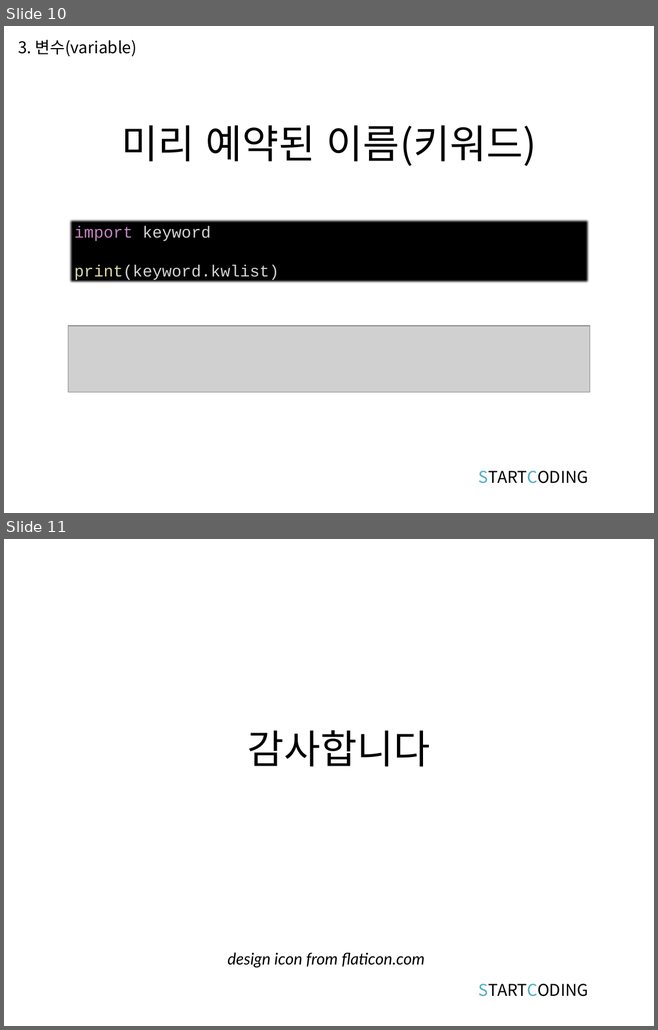
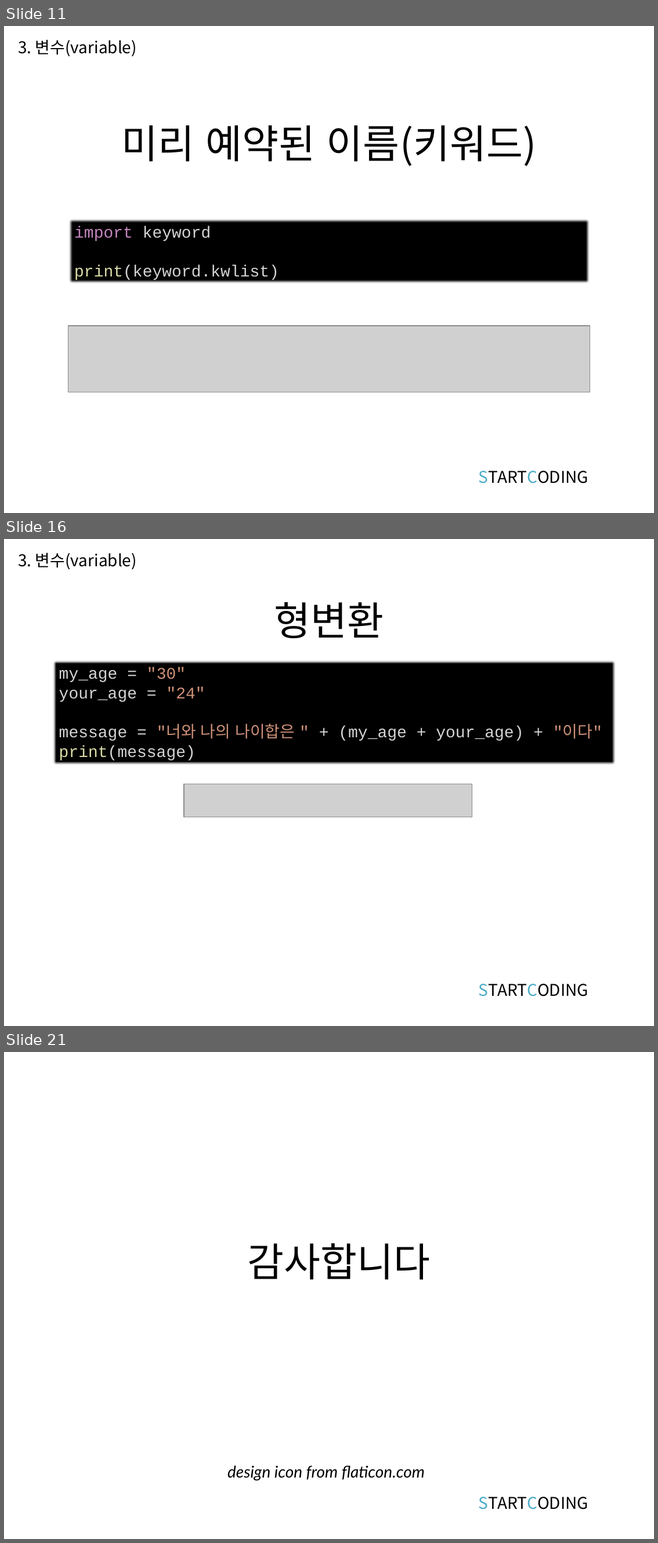
Before and after one commit to kwonkijun/python, a slide deck: 파이썬기초(PPT)/파이썬 기초 2강_자료형과 변수.pptx. Shown one above the other, each under a label of ours: slides 10 and 11 before the commit, slides 11, 16 and 21 after it; the slides between them are not shown. The pictures are 658x1030 and 658x1543 pixels, drawn with LibreOffice and Linux fonts; fonts in the diff are those of the drawing; grey boxes stand for pictures. Boxes give left, top, right and bottom in pixels: in the first picture for what was removed or moved away, otherwise in the second. Text is boxed around its words. In the diff, an @@ line names an element or a change of style, - is before the commit and + after.

```diff
--- a/파이썬기초(PPT)/파이썬 기초 2강_자료형과 변수.pptx
+++ b/파이썬기초(PPT)/파이썬 기초 2강_자료형과 변수.pptx
@@ slide 16 added at box(4, 539, 654, 1026), background #FFFFFF @@
@@ text added at box(18, 553, 137, 570), 18 pt, text #000000 @@
+3. 변수(variable)
@@ title added at box(274, 602, 383, 639), 44 pt, text #000000 @@
+형변환
@@ rectangle added at box(53, 660, 615, 765), fill #000000, 18 pt, text #D4D4D4 @@
+my_age = "30"
+your_age = "24"
+message = "너와 나의 나이합은 " + (my_age + your_age) + "이다"
+print(message)
@@ picture added at box(184, 784, 473, 817) @@
@@ text added at box(478, 984, 588, 997), 18 pt, text #000000 @@
+STARTCODING
@@ what was slide 10 is now slide 11 @@
@@ what was slide 11 is now slide 21 @@
```
Also in this commit, not shown: 1 slide changed, 9 other slides added, 1 other file.
